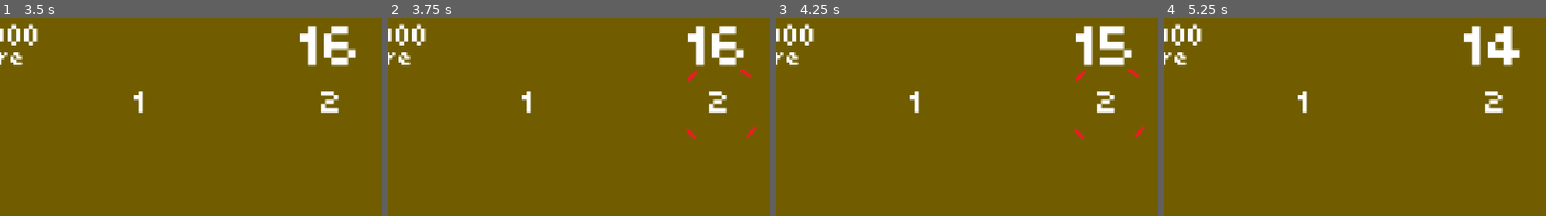
Above: before the commit, frames 1-4 (left to right).
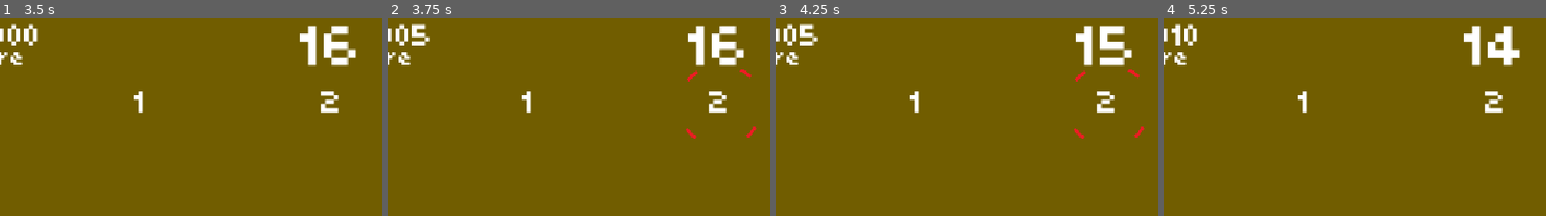
Above: after the commit, the same moments.

Repository: sdepouw/mathematics-and-cheese
Game: Godot game, scene res://Scenes/Main/main.tscn
Same seed, same stepped clock (60 frames per second), same inputs: the game is played once before the commit and once after it.
Inputs:
- Up to frame 1 (3.5 s): tap Enter at 0.5, 2.75 s; hold D (move_right) 0.53-1.28 s; tap Space (fire) at 0.6, 1.35, 2, 2.1, 2.85 s; hold S (move_down) 1.28-2.03 s; hold D (move_right) 2.03-2.78 s; hold W (move_up) from 2.78 s (still down)
- Up to frame 2 (3.75 s): tap Space (fire) at 3.5, 3.6 s; release W (move_up) at 3.53 s; hold A (move_left) from 3.53 s (still down)
- Up to frame 3 (4.25 s): keep holding A (move_left)
- Up to frame 4 (5.25 s): tap Enter at 4.25 s; tap Space (fire) at 4.35, 5, 5.1 s; release A (move_left) at 5.03 s; hold S (move_down) from 5.03 s (still down)
The pictures show only the part of the screen within x 7-57%, y 0-50%; the shares and areas given below are measured in that part.

Frame 1 is identical in both runs. In frame 2, 0.3% of the frame differs, in the area x 6-11%, y 2-14%; in frame 3, 0.3%; in frame 4, 0.6%, in the area x 2-10%, y 2-14%.

Commit message:
Fix bug where score silently went negative

Diff:
--- a/Game/Scenes/Main/main.gd
+++ b/Game/Scenes/Main/main.gd
@@ -59,10 +59,12 @@
 func _tryFire() -> void:
   if Input.is_action_just_pressed("fire"):
     if _currentThing == _getCurrentTarget().Id:
-      _currentScore += 10 # TODO: Consecutive bonus / combos
+       # TODO: Consecutive bonus / combos
+       # TODO: Magic number of score cap is in multiple places
+      _currentScore = min(_currentScore + 10, 99999)
       _hud.update_score_display(_currentScore)
     else:
-      _currentScore -= 5
+      _currentScore = max(_currentScore - 5, 0)
       _hud.update_score_display(_currentScore)
     _assignNewThing()
 
